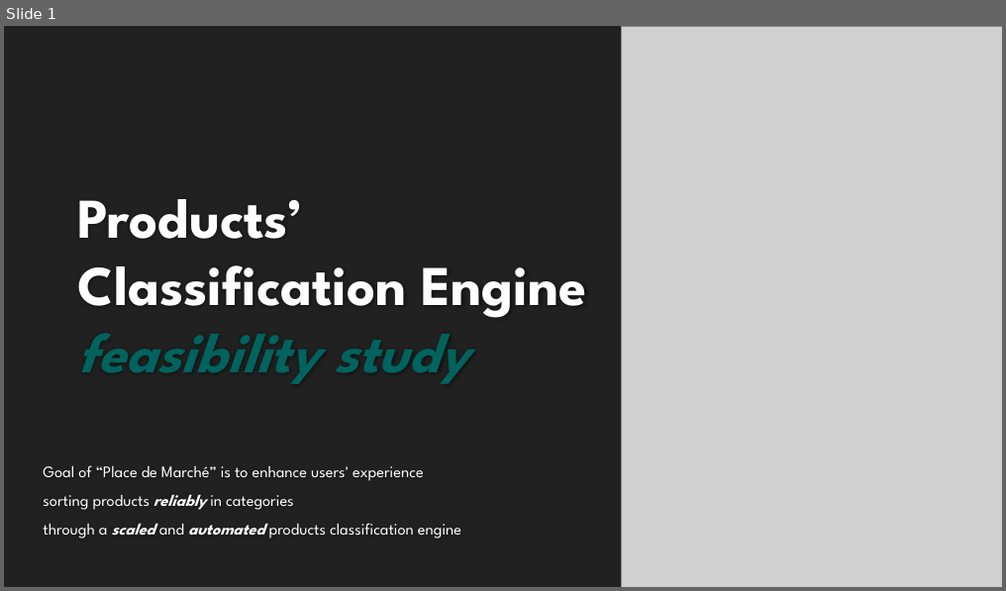
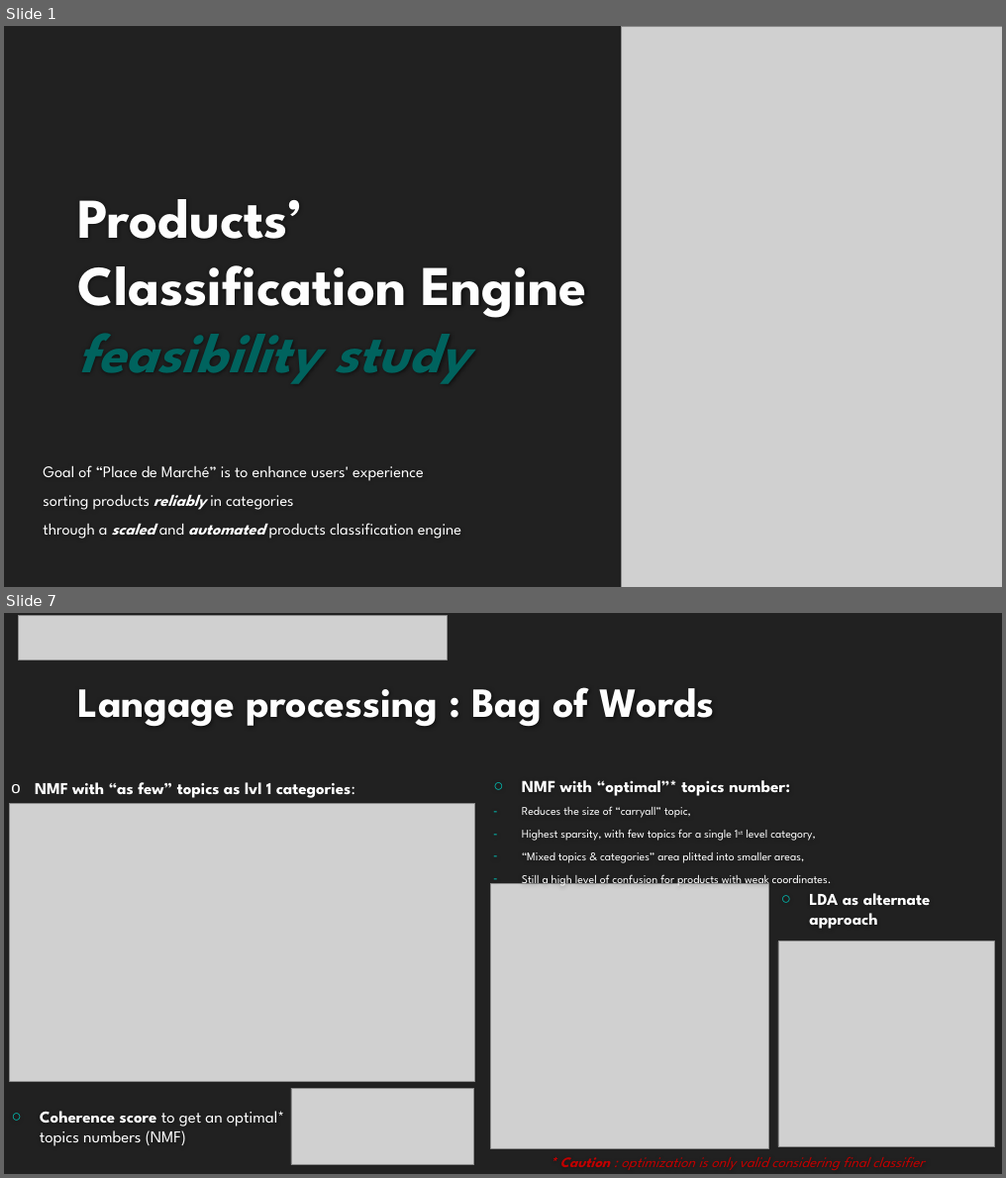
Before and after one commit to EtienneLardeur/P6_ClassificationEngine, a slide deck: P6_02_Support.pptx. Shown one above the other, each under a label of ours: slide 1 before the commit, slides 1 and 7 after it; the slides between them are not shown. The pictures are 1006x591 and 1006x1178 pixels, drawn with LibreOffice and Linux fonts; fonts in the diff are those of the drawing; grey boxes stand for pictures; background and template pictures are left out. Boxes give left, top, right and bottom in pixels: in the first picture for what was removed or moved away, otherwise in the second. Text is boxed around its words. In the diff, an @@ line names an element or a change of style, - is before the commit and + after.

```diff
--- a/P6_02_Support.pptx
+++ b/P6_02_Support.pptx
@@ slide 7 added at [4, 613, 1002, 1174], background #212121 @@
@@ picture added at [19, 615, 448, 660] @@
@@ title added at [78, 687, 714, 726], 40 pt, text #FEFEFE, bold @@
+Langage processing : Bag of Words
@@ text added at [35, 782, 355, 798], 16 pt, text #FFFFFF, bold @@
+o NMF with “as few” topics as lvl 1 categories:
@@ text added at [522, 780, 832, 888], 11.2 pt, text #FFFFFF @@
+○ NMF with “optimal”* topics number:
+– Reduces the size of “carryall” topic,
+– Highest sparsity, with few topics for a single 1st level category,
+– “Mixed topics & categories” area plitted into smaller areas,
+– Still a high level of confusion for products with weak coordinates.
@@ picture added at [9, 803, 474, 1081] @@
@@ picture added at [491, 884, 769, 1149] @@
@@ text added at [809, 893, 931, 929], 16 pt, text #FFFFFF, bold @@
+○ LDA as alternate approach
@@ picture added at [778, 942, 994, 1148] @@
@@ text added at [40, 1111, 285, 1147], 16 pt, text #FFFFFF @@
+○ Coherence score to get an optimal* topics numbers (NMF)
@@ picture added at [291, 1088, 473, 1165] @@
@@ text added at [559, 1157, 924, 1170], 14 pt, text #C00000, italic @@
+* Caution : optimization is only valid considering final classifier
```
Also in this commit, not shown: 6 slides changed, 7 other slides added, 5 slides removed.
